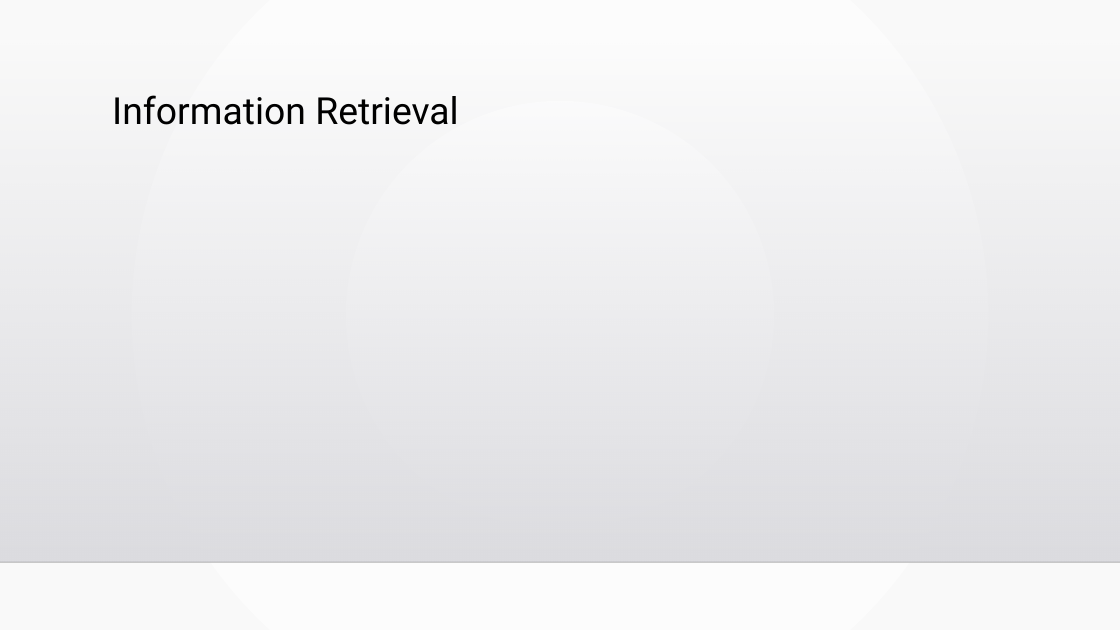
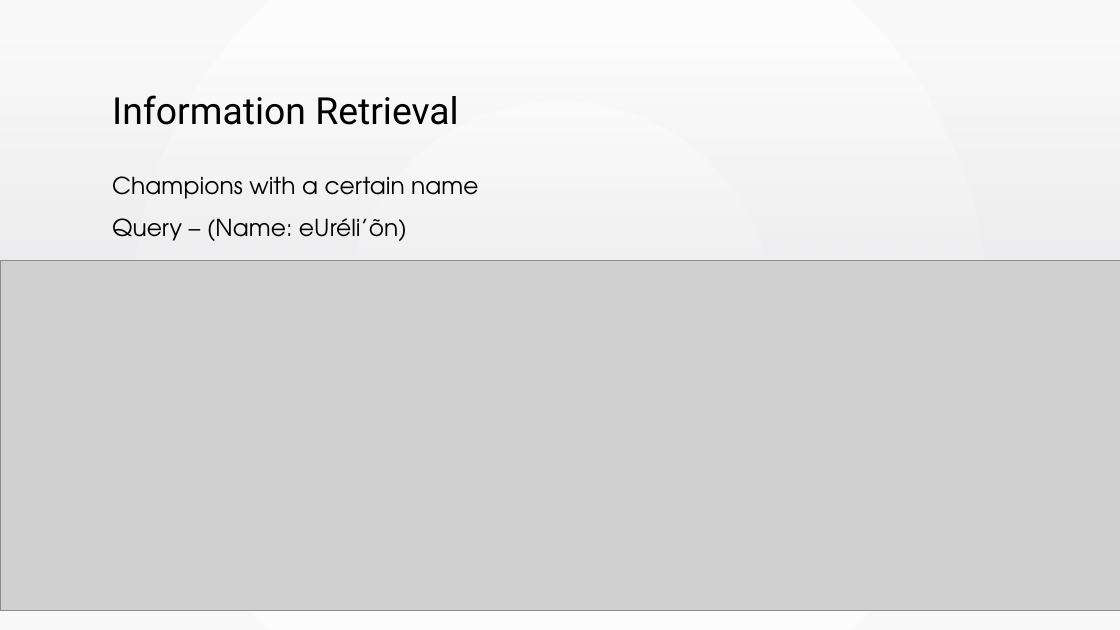
Before and after one commit to MiNeves00/PRI2021, a slide deck: slide 6 of docs/apresentacao2.pptx. Drawn at 1120x630 pixels with LibreOffice and Linux fonts; fonts in the diff are those of the drawing; grey boxes stand for pictures; background and template pictures are left out. Boxes give left, top, right and bottom in pixels: in the first picture for what was removed or moved away, otherwise in the second. Text is boxed around its words. In the diff, an @@ line names an element or a change of style, - is before the commit and + after.

Commit message:
presentation complete

```diff
--- a/docs/apresentacao2.pptx
+++ b/docs/apresentacao2.pptx
@@ text added at (112,176,478,241), 20 pt, text #000000 @@
+Champions with a certain name
+Query – (Name: eUréli’õn)
@@ picture added at (0,260,1120,611) @@
```
Also in this commit, not shown: 1 other slide changed, 9 slides added, 1 slide removed.
